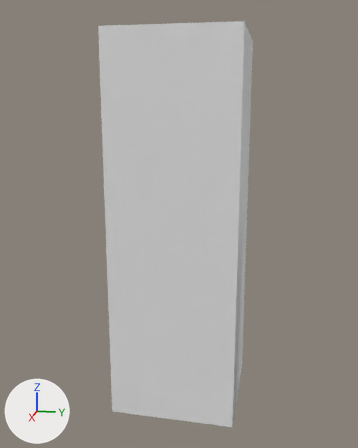
Before and after pictures for a commit that changed the FBX model Afterlife Gen 2/Assets/Art/Modular Kits/Mansion/Kit New/Wall_Edge_01.fbx.
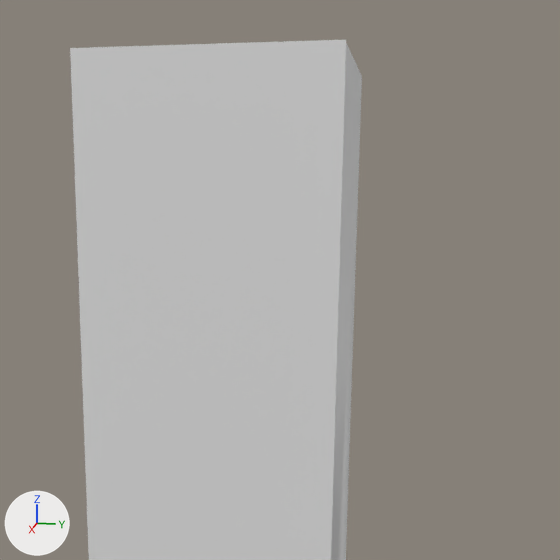
Old and new are each drawn whole from a 50 mm lens placed at (4.86, 1.09, 2.5), pointed at (0.97, 0.32, 1.53) and again close up on the part from 17% to 100% of the width and 0% to 66% of the height. Every picture has the same lights, and +X, +Y and +Z are marked at lower left.

In view in the first close-up: 'Wall_Edge_01'.
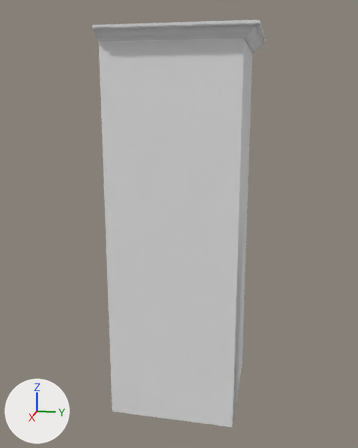
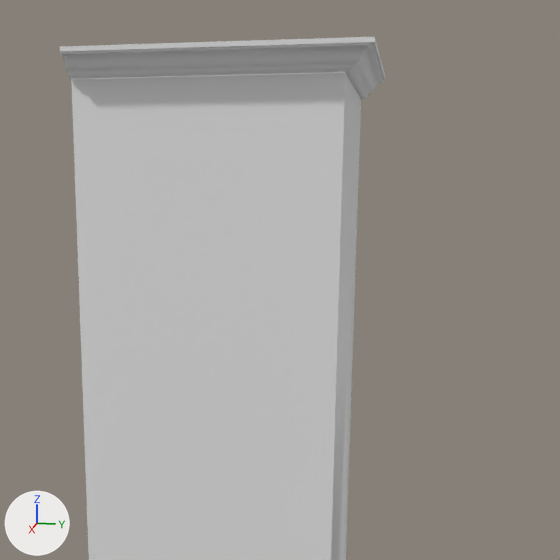
Where the change shows, as pixel boxes (x1, y1, x2, y2) in the close-ups (560 x 560 px):
```json
{"object": "Wall_Edge_01", "change": "reshaped", "before": [70, 40, 362, 560], "after": [60, 37, 385, 560]}
{"part": 1, "of": "me_plane_012", "change": "added", "after": [60, 37, 375, 79]}
{"part": 2, "of": "me_plane_012", "change": "added", "after": [346, 39, 385, 99]}
```

Edits to the scene script, one JSON object a line:
```json
{"op": "add", "block": "mat_beam", "code": ["mat_beam = principled_material('Beam')", "mat_beam.base_color = (0.8, 0.8, 0.8)  # white #e7e7e7"]}
{"block": "me_plane_012", "where": "# used by ob_wall_edge_01; location = (0.408, 0.836, 0.0); rotation_euler = (-1.571, 0.0, 0.0), in degrees (-90, 0, 0); scale = (-0.499, -1.5, -1.0)"}
{"op": "remove", "block": "me_plane_012", "code": "me_plane_012.from_pydata(...)  # 401 vertices, 174 faces; spans x -2.0..0.0, y 0.0..2.01, z 0.0..1.0"}
{"op": "add", "block": "me_plane_012", "code": "me_plane_012.from_pydata(...)  # 457 vertices, 200 faces; spans x -2.21..0.0, y 0.0..2.01, z -0.1..1.0"}
{"block": "me_plane_012", "change": "me_plane_012 part 1: a new loose piece of 28 vertices spanning x -2.21..-2.0, y 1.94..2.0, z -0.1..1.0, in mat_beam (white #e7e7e7)"}
{"block": "me_plane_012", "change": "me_plane_012 part 2: a new loose piece of 28 vertices spanning x -2.21..0.0, y 1.94..2.0, z -0.1..0.0, in mat_beam (white #e7e7e7)"}
{"block": "me_plane_012", "change": "me_plane_012 part 3: the surface is now shaded smooth"}
{"op": "add", "block": "me_plane_012", "code": "me_plane_012.materials.append(mat_beam)  # white #e7e7e7"}
```
